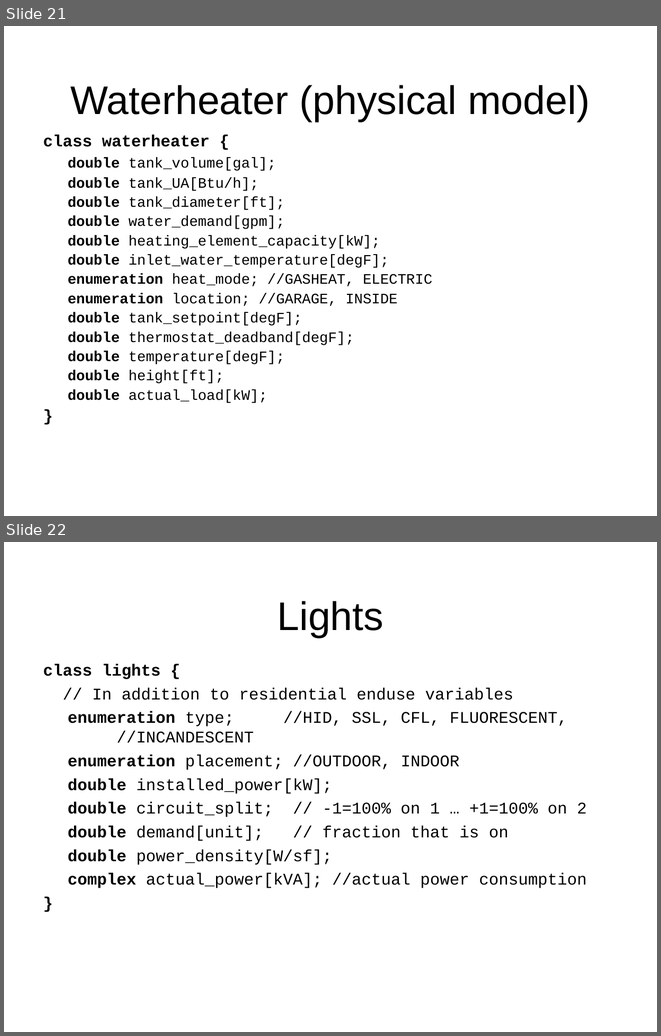
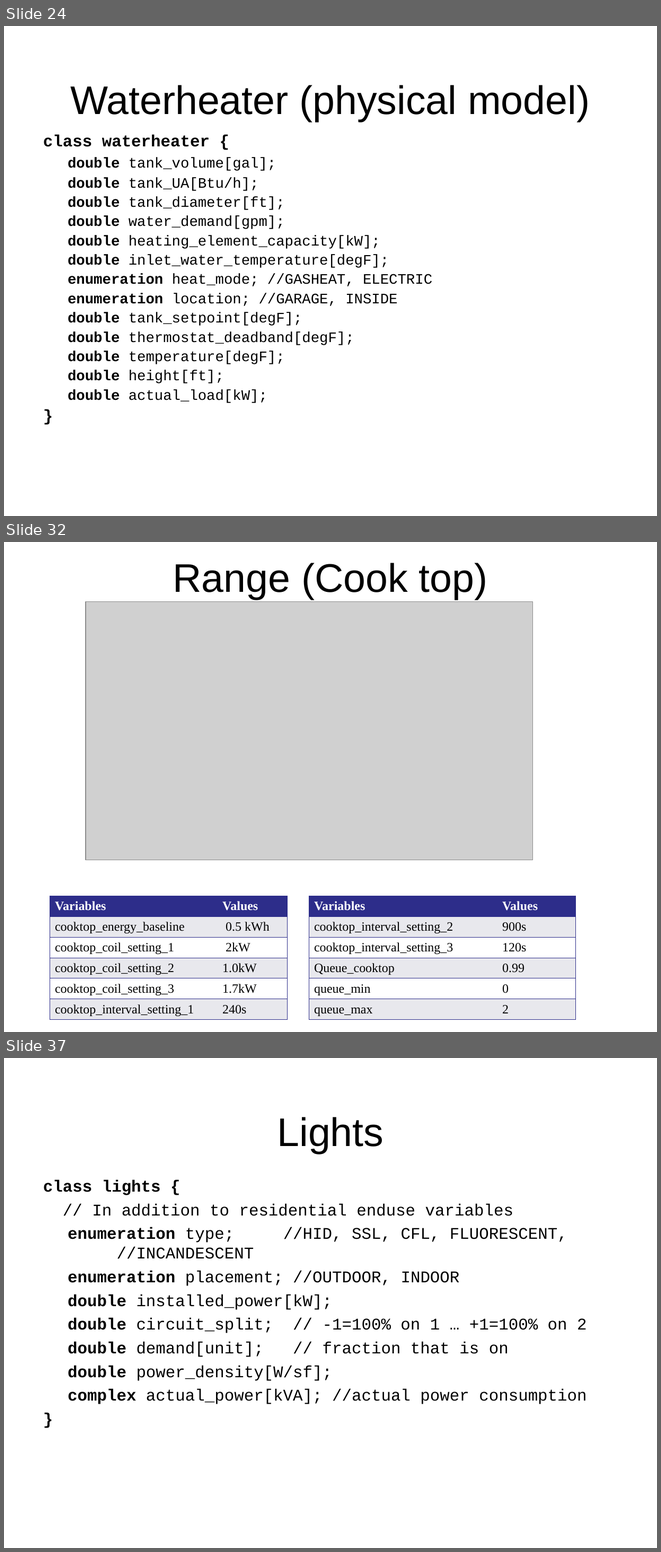
Before and after one commit to gridlab-d/course, a slide deck: ThreeDayCourse_v22/Day2/3.2 - Residential.ppt. Shown one above the other, each under a label of ours: slides 21 and 22 before the commit, slides 24, 32 and 37 after it; the slides between them are not shown. The pictures are 661x1036 and 661x1552 pixels, drawn with LibreOffice and Linux fonts; fonts in the diff are those of the drawing; grey boxes stand for pictures; background and template pictures are left out. Boxes give left, top, right and bottom in pixels: in the first picture for what was removed or moved away, otherwise in the second. Text is boxed around its words. In the diff, an @@ line names an element or a change of style, - is before the commit and + after.

Commit message:
Updated water heater,dishwasher, dryer, electric range, refrigerator, and clothes washer slides.

```diff
--- a/ThreeDayCourse_v22/Day2/3.2 - Residential.ppt
+++ b/ThreeDayCourse_v22/Day2/3.2 - Residential.ppt
@@ slide 32 added at (x1=4, y1=542, x2=657, y2=1032), background picture (left out) @@
@@ title added at (x1=173, y1=563, x2=488, y2=600), 44 pt, text #000000 @@
+Range (Cook top)
@@ picture added at (x1=86, y1=602, x2=533, y2=860) @@
@@ table added at (x1=50, y1=896, x2=286, y2=1018), 6 rows, 2 columns @@
+Variables | Values
+cooktop_energy_baseline | 0.5 kWh
+cooktop_coil_setting_1 | 2kW
+cooktop_coil_setting_2 | 1.0kW
+cooktop_coil_setting_3 | 1.7kW
+cooktop_interval_setting_1 | 240s
@@ table added at (x1=309, y1=896, x2=575, y2=1018), 6 rows, 2 columns @@
+Variables | Values
+cooktop_interval_setting_2 | 900s
+cooktop_interval_setting_3 | 120s
+Queue_cooktop | 0.99
+queue_min | 0
+queue_max | 2
@@ what was slide 21 is now slide 24 @@
@@ what was slide 22 is now slide 37 @@
```
Also in this commit, not shown: 14 other slides added, 5 slides removed.
